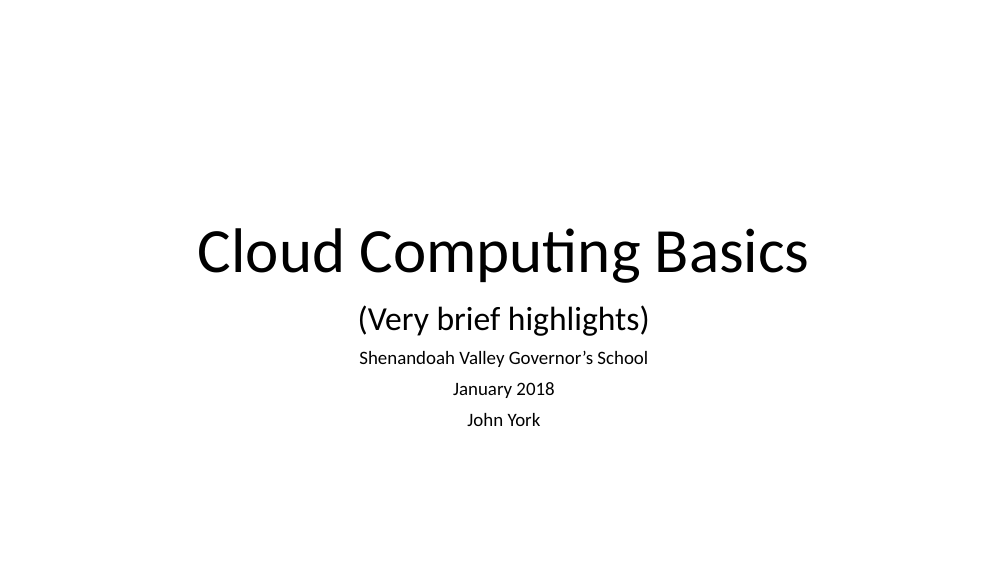
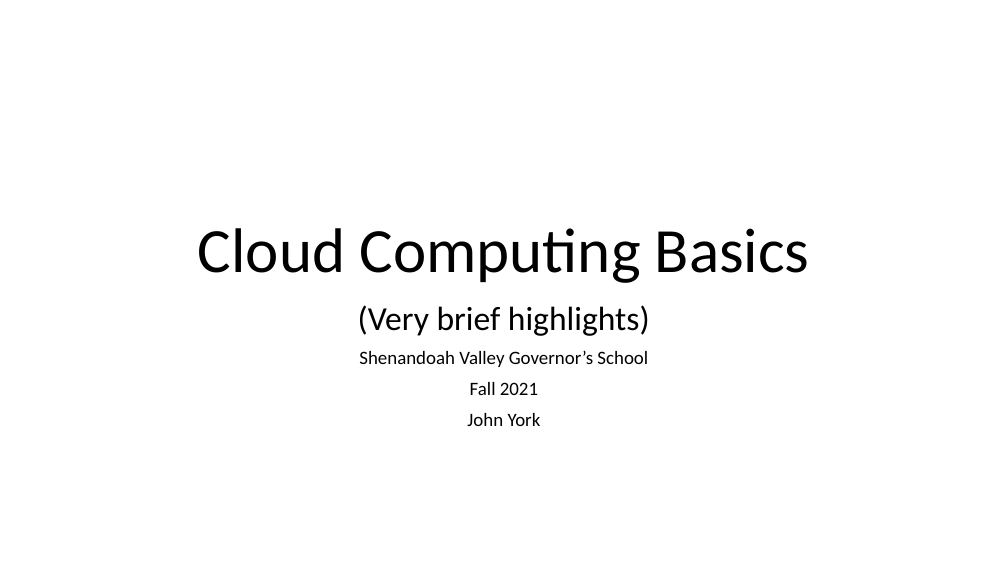
Before and after one commit to john-r2/CyberSec-Modules, a slide deck: slide 1 of 2.VM_Cloud/Cloud Computing Basics.pptx. Drawn at 1008x567 pixels with LibreOffice and Linux fonts; fonts in the diff are those of the drawing. Boxes give left, top, right and bottom in pixels: in the first picture for what was removed or moved away, otherwise in the second. Text is boxed around its words. In the diff, an @@ line names an element or a change of style, - is before the commit and + after.

```diff
--- a/2.VM_Cloud/Cloud Computing Basics.pptx
+++ b/2.VM_Cloud/Cloud Computing Basics.pptx
@@ subtitle at bbox=[470, 382, 538, 395]: text changed @@
-January 2018
+Fall 2021
```
Also in this commit, not shown: 4 other slides changed, 3 other files.
